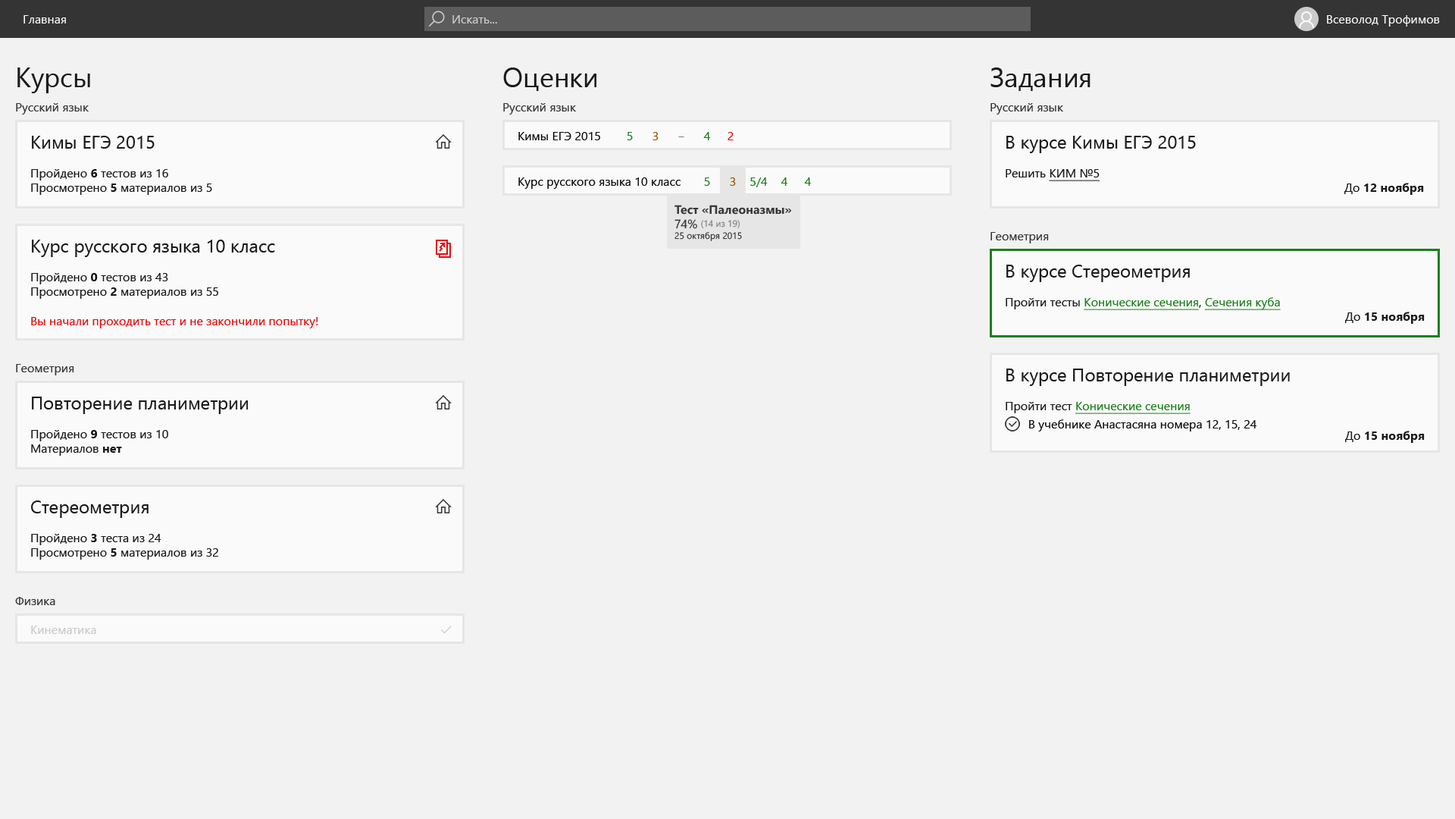
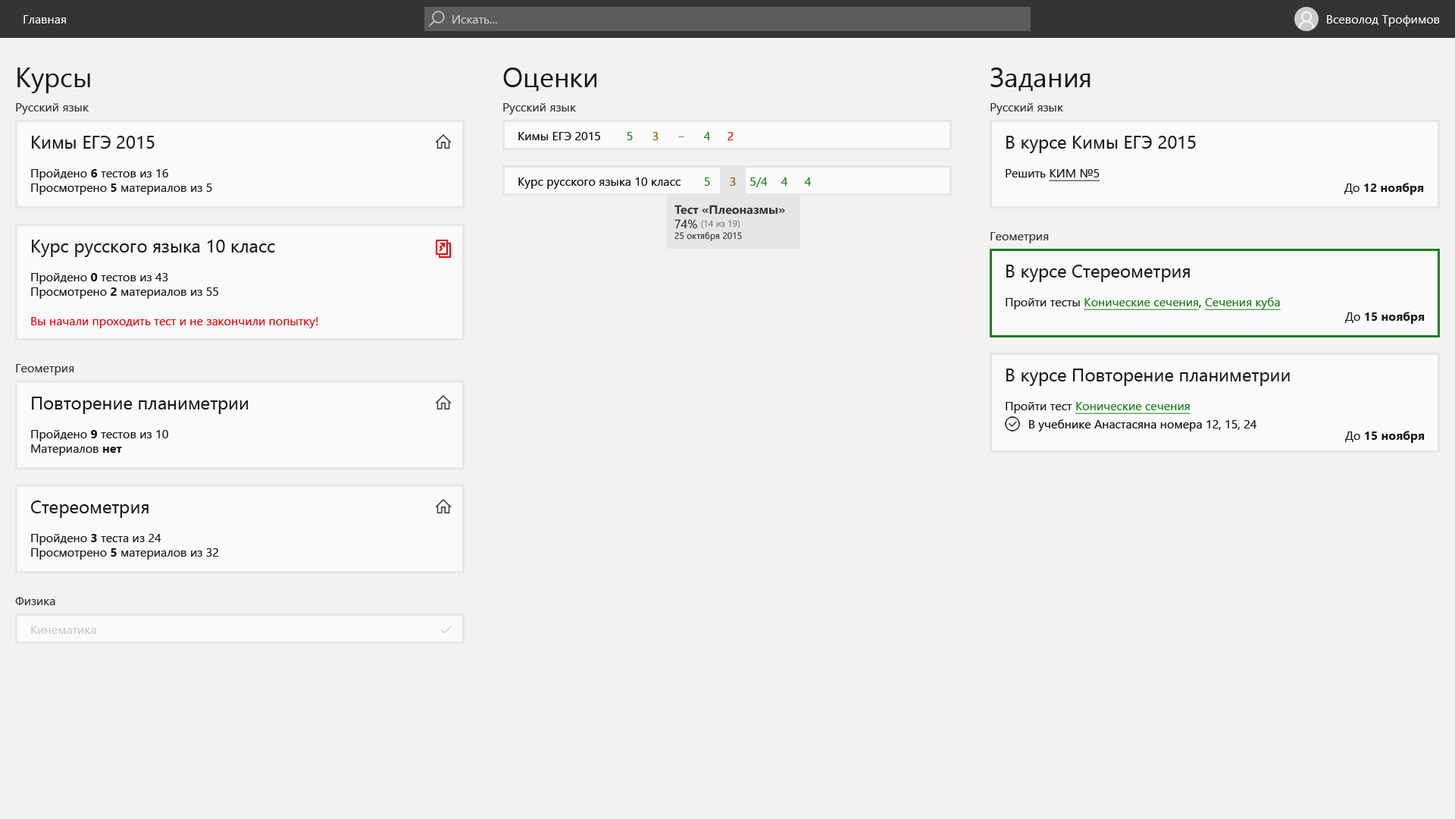
Before/after of a 1455×819 layered artwork. What changed in the layer stack:
renamed "Тест «Палеоназмы» 74% (14 из 19) 25 октября 2015" to "Тест «Плеоназмы» 74% (14 из 19) 25 октября 2015", painted on it over (717, 206, 793, 215)
